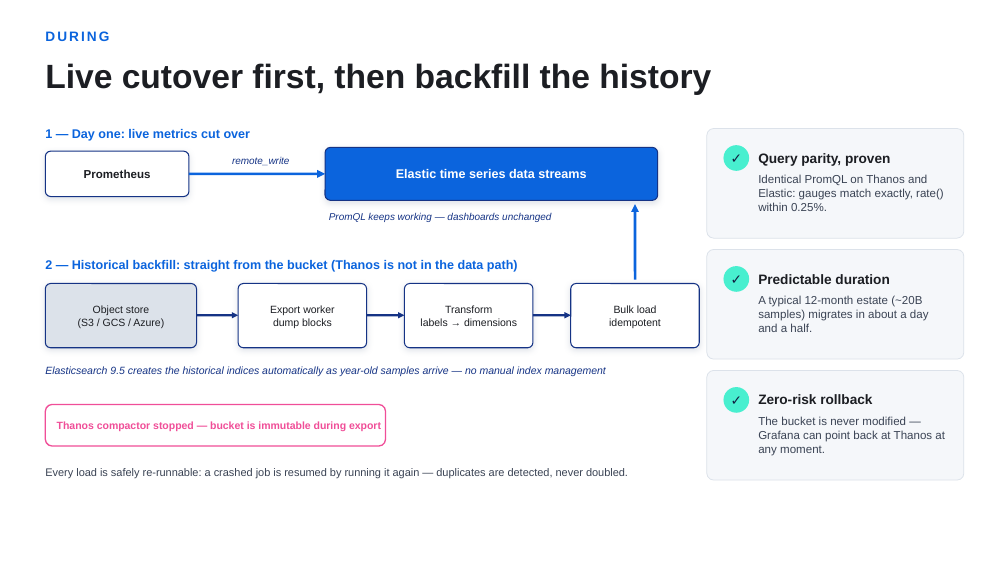
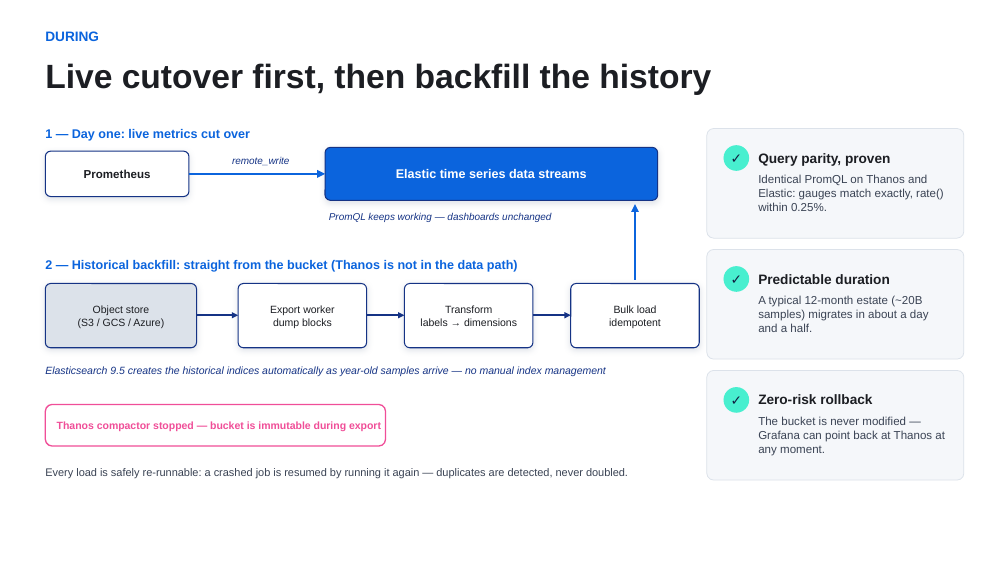
Before and after one commit to rkernutt/thanos-to-elastic, a slide deck: slide 3 of slides/thanos-to-elastic-migration.pptx. Drawn at 1008x567 pixels with LibreOffice and Linux fonts; fonts in the diff are those of the drawing; background and template pictures are left out. Boxes give left, top, right and bottom in pixels: in the first picture for what was removed or moved away, otherwise in the second. Text is boxed around its words. In the diff, an @@ line names an element or a change of style, - is before the commit and + after.

```diff
--- a/slides/thanos-to-elastic-migration.pptx
+++ b/slides/thanos-to-elastic-migration.pptx
@@ text "DURING" at box(45, 31, 99, 41): letter spacing 2 to 0 pt @@
```
Also in this commit, not shown: 4 other slides changed, 1 slide added, 1 other file.
